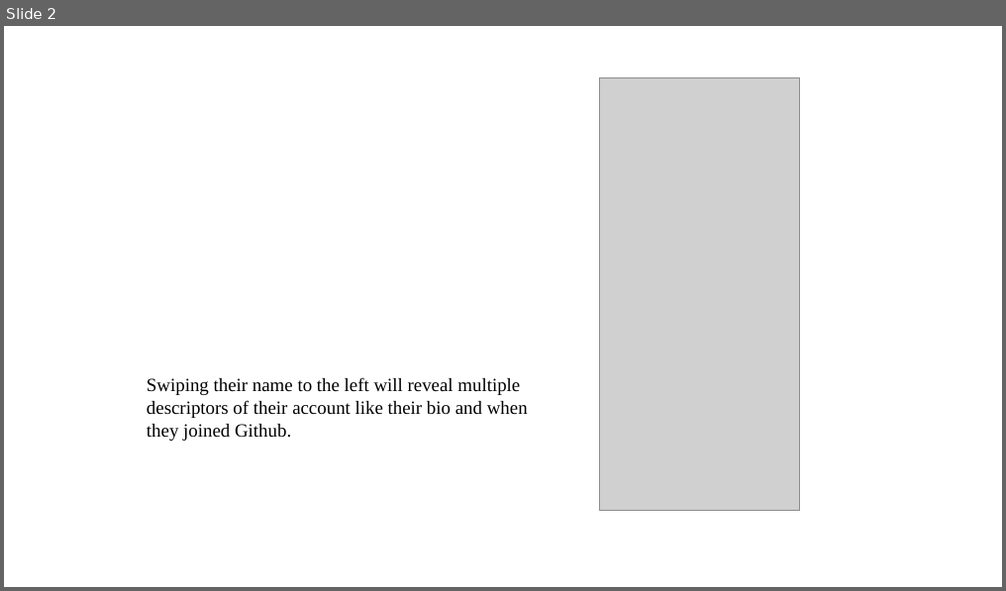
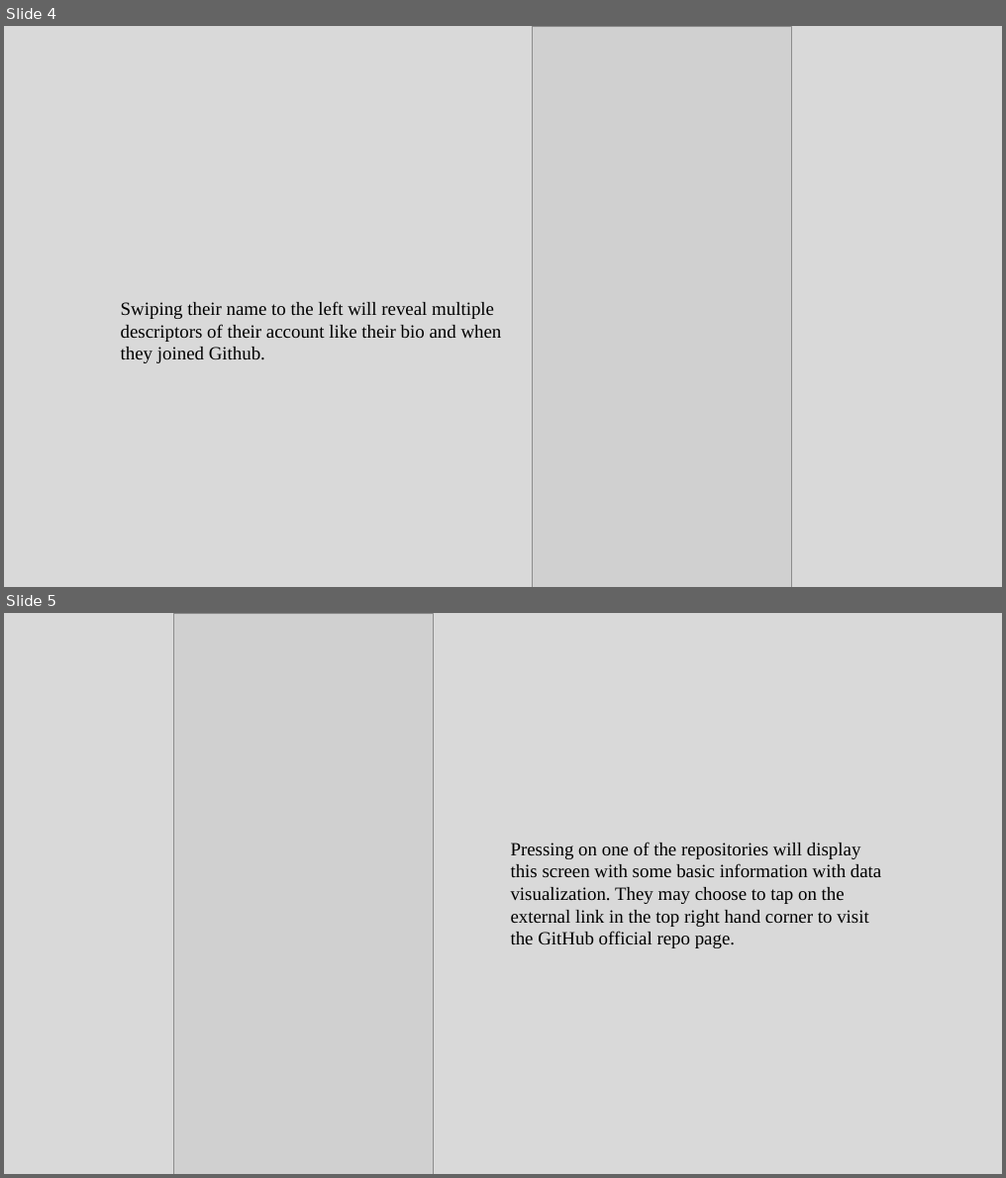
Before and after one commit to HenryCWoo/GitHub-App-with-React-Native, a slide deck: ManualTestPlan.pptx. Shown one above the other, each under a label of ours: slide 2 before the commit, slides 4 and 5 after it. The pictures are 1006x591 and 1006x1178 pixels, drawn with LibreOffice and Linux fonts; fonts in the diff are those of the drawing; grey boxes stand for pictures. Boxes give left, top, right and bottom in pixels: in the first picture for what was removed or moved away, otherwise in the second. Text is boxed around its words. In the diff, an @@ line names an element or a change of style, - is before the commit and + after.

```diff
--- a/ManualTestPlan.pptx
+++ b/ManualTestPlan.pptx
@@ slide 5 added at <box>4,613,1002,1174</box>, background #D9D9D9 @@
@@ picture added at <box>173,613,433,1174</box> @@
@@ text added at <box>511,842,881,949</box>, 18 pt, text #000000 @@
+Pressing on one of the repositories will display this screen with some basic information with data visualization. They may choose to tap on the external link in the top right hand corner to visit the GitHub official repo page.
@@ what was slide 2 is now slide 4 @@
@@ slide 4 changed as well @@
@@ background #FFFFFF to #D9D9D9 @@
@@ picture: place and size @@
-picture at <box>600,77,800,511</box>
+picture at <box>532,26,792,587</box>
@@ text "Swiping their name to the ...": place and size @@
-text "Swiping their name to the ..." at <box>147,377,528,441</box>
+text "Swiping their name to the ..." at <box>121,301,502,364</box>
```
Also in this commit, not shown: 2 other slides changed, 4 other slides added, 1 slide removed.
